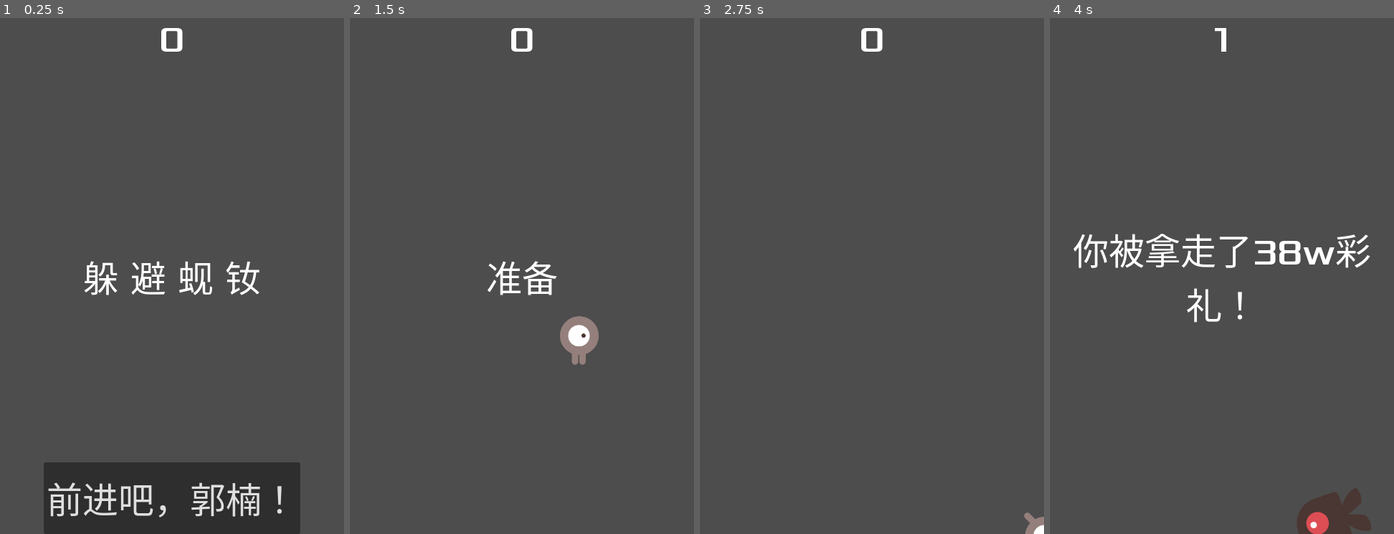
Above: before the commit, frames 1-4 (left to right).
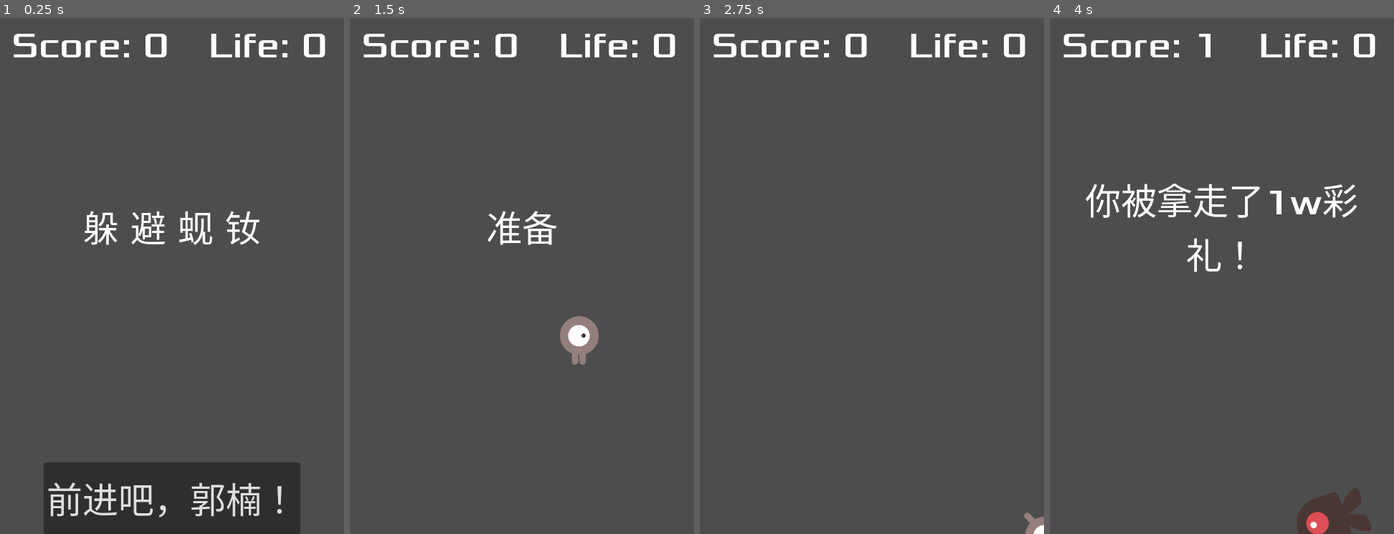
Above: after the commit, the same moments.

Repository: pick3t/dodge-the-creeps
Game: Godot game, scene res://main.tscn
The game is run twice, just before and just after one commit, with the same random seed, the same clock (stepped at 60 frames per second) and the same inputs.
Inputs:
- Up to frame 1 (0.25 s): no input
- Up to frame 2 (1.5 s): click "前进吧，郭楠！" at 0.5 s; tap Enter at 1.25 s; hold Right (move_right) from 1.28 s (still down); hold E (e) from 1.28 s (still down)
- Up to frame 3 (2.75 s): tap C (c, bound only after the commit) at 1.55, 2.1 s; release Right (move_right) at 2.03 s; release E (e) at 2.03 s; hold Down (move_down) from 2.03 s (still down); tap E (e) at 2.3 s
- Up to frame 4 (4 s): release Down (move_down) at 2.78 s; hold Right (move_right) 2.78-3.53 s; hold E (e) 2.78-3.53 s; tap C (c, bound only after the commit) at 3.05, 3.6 s; hold Up (move_up) from 3.53 s (still down); tap E (e) at 3.8 s

The runs differ from the first frame. In frame 1, 3.7% of the frame differs, in the area x 3-95%, y 1-54%; in frame 2, 2.5%; in frame 3, 1.4%; in frame 4, 5.2%, in the area x 3-95%, y 1-60%.

Commit message:
player now can exchange score for extra life

Diff:
--- a/hud.gd
+++ b/hud.gd
@@ -3,27 +3,36 @@
 # Notifies `Main` node that the button has been pressed
 signal start_game
 
-func show_message(text):
-	$Message.text = text
-	$Message.show()
+func show_message1(text):
+	$Message1.text = text
+	$Message1.show()
 	$MessageTimer.start()
 
-func show_game_over():
-	show_message("你被拿走了38w彩礼！")
+func show_message2(text):
+	$Message2.text = text
+	$Message2.show()
+	$MessageTimer.start()
+
+func show_game_over(score):
+	show_message1("你被拿走了" + str(score) + "w彩礼！")
 	# Wait until the MessageTimer has counted down.
 	await $MessageTimer.timeout
 
-	$Message.text = "躲避蚬钕"
-	$Message.show()
+	$Message1.text = "躲避蚬钕"
+	$Message1.show()
 	# Make a one-shot timer and wait for it to finish.
 	await get_tree().create_timer(1.0).timeout
 	$Start.show()
 
 func update_score(score):
-	$Score.text = str(score)
+	$Score.text = "Score: " + str(score)
+
+func update_life(life):
+	$Life.text = "Life: " + str(life)
 
 func _on_message_timer_timeout() -> void:
-	$Message.hide()
+	$Message1.hide()
+	$Message2.hide()
 
 func _on_start_pressed() -> void:
 	$Start.hide()
--- a/hud.tscn
+++ b/hud.tscn
@@ -10,31 +10,65 @@
 anchors_preset = 5
 anchor_left = 0.5
 anchor_right = 0.5
-offset_left = -20.0
-offset_right = 20.0
-offset_bottom = 23.0
+offset_left = -224.0
+offset_top = 8.0
+offset_right = -4.0
+offset_bottom = 69.0
 grow_horizontal = 2
 theme_override_fonts/font = ExtResource("2_vvw4j")
 theme_override_font_sizes/font_size = 50
-text = "0"
+text = "Score: 0"
 horizontal_alignment = 1
 vertical_alignment = 1
 
-[node name="Message" type="Label" parent="."]
+[node name="Life" type="Label" parent="."]
+anchors_preset = 5
+anchor_left = 0.5
+anchor_right = 0.5
+offset_left = 24.0
+offset_top = 8.0
+offset_right = 244.0
+offset_bottom = 69.0
+grow_horizontal = 2
+theme_override_fonts/font = ExtResource("2_vvw4j")
+theme_override_font_sizes/font_size = 50
+text = "Life: 0"
+horizontal_alignment = 1
+vertical_alignment = 1
+
+[node name="Message1" type="Label" parent="."]
 anchors_preset = 8
 anchor_left = 0.5
 anchor_top = 0.5
 anchor_right = 0.5
 anchor_bottom = 0.5
 offset_left = -240.0
-offset_top = -23.5
+offset_top = -104.0
 offset_right = 240.0
-offset_bottom = 23.5
+offset_bottom = -36.0
 grow_horizontal = 2
 grow_vertical = 2
 theme_override_fonts/font = ExtResource("2_vvw4j")
 theme_override_font_sizes/font_size = 50
 text = "躲 避 蚬 钕"
+horizontal_alignment = 1
+vertical_alignment = 1
+autowrap_mode = 2
+
+[node name="Message2" type="Label" parent="."]
+anchors_preset = 8
+anchor_left = 0.5
+anchor_top = 0.5
+anchor_right = 0.5
+anchor_bottom = 0.5
+offset_left = -240.0
+offset_top = 24.0
+offset_right = 240.0
+offset_bottom = 92.0
+grow_horizontal = 2
+grow_vertical = 2
+theme_override_fonts/font = ExtResource("2_vvw4j")
+theme_override_font_sizes/font_size = 50
 horizontal_alignment = 1
 vertical_alignment = 1
 autowrap_mode = 2
--- a/main.gd
+++ b/main.gd
@@ -11,13 +11,15 @@
 # Called every frame. 'delta' is the elapsed time since the previous frame.
 func _process(delta: float) -> void:
 	if gameStarted:
-		useScoreToCheat()
+		cheat()
+		getExtraLife()
 	pass
 
 func game_over() -> void:
 	$ScoreTimer.stop()
 	$MobTimer.stop()
-	$HUD.show_game_over()
+	$LifeTimer.stop()
+	$HUD.show_game_over(score)
 	gameStarted = false
 
 func new_game():
@@ -25,7 +27,8 @@
 	$Player.start($StartPosition.position)
 	$StartTimer.start()
 	$HUD.update_score(score)
-	$HUD.show_message("准备")
+	$HUD.update_life($Player.life)
+	$HUD.show_message1("准备")
 	clearAllMobs()
 	gameStarted = true
 
@@ -57,21 +60,34 @@
 func _on_score_timer_timeout():
 	score += 1
 	if score >= 10:
-		$HUD.show_message("按e做龟男")
+		$HUD.show_message1("按e家暴")
 	$HUD.update_score(score)
 
 func _on_start_timer_timeout():
 	$MobTimer.start()
 	$ScoreTimer.start()
+	$LifeTimer.start()
+
+func _on_life_timer_timeout() -> void:
+	if score >= 10:
+		$HUD.show_message2("按c当龟公")
+	$HUD.update_life($Player.life)
 
 func clearAllMobs():
 	get_tree().call_group("mobs", "queue_free")
 
-func useScoreToCheat():
+func cheat():
 	if score <= 10:
 		return
 
 	if Input.is_action_pressed("e"):
 		clearAllMobs()
 		score -= 10
-		$HUD.update_score(score)
+
+func getExtraLife():
+	if score <= 10:
+		return
+
+	if Input.is_action_pressed("c"):
+		score -= 10
+		$Player.life += 1
--- a/main.tscn
+++ b/main.tscn
@@ -27,6 +27,8 @@
 wait_time = 2.0
 one_shot = true
 
+[node name="LifeTimer" type="Timer" parent="."]
+
 [node name="StartPosition" type="Marker2D" parent="."]
 position = Vector2(240, 450)
 
@@ -41,4 +43,5 @@
 [connection signal="timeout" from="MobTimer" to="." method="_on_mob_timer_timeout"]
 [connection signal="timeout" from="ScoreTimer" to="." method="_on_score_timer_timeout"]
 [connection signal="timeout" from="StartTimer" to="." method="_on_start_timer_timeout"]
+[connection signal="timeout" from="LifeTimer" to="." method="_on_life_timer_timeout"]
 [connection signal="start_game" from="HUD" to="." method="new_game"]
--- a/player.gd
+++ b/player.gd
@@ -4,6 +4,7 @@
 
 @export var speed = 400 # How fast the player will move (pixels/sec).
 var screen_size # Size of the game window.
+var life
 
 # Called when the node enters the scene tree for the first time.
 func _ready() -> void:
@@ -39,14 +40,18 @@
 		$AnimatedSprite2D.animation = "up"
 		$AnimatedSprite2D.flip_v = velocity.y > 0
 
-
 func _on_body_entered(body: Node2D) -> void:
-	hide() # Player disappears after being hit.
-	hit.emit()
-	# Must be deferred as we can't change physics properties on a physics callback.
-	$CollisionShape2D.set_deferred("disabled", true)
+	life -= 1
+	if life < 0:
+		hide() # Player disappears after being hit.
+		hit.emit()
+		# Must be deferred as we can't change physics properties on a physics callback.
+		$CollisionShape2D.set_deferred("disabled", true)
+	else:
+		return
 
 func start(pos):
+	life = 0
 	position = pos
 	show()
 	$CollisionShape2D.disabled = false
--- a/project.godot
+++ b/project.godot
@@ -48,3 +48,8 @@
 "events": [Object(InputEventKey,"resource_local_to_scene":false,"resource_name":"","device":-1,"window_id":0,"alt_press …(192 unchanged characters)…
 ]
 }
+c={
+"deadzone": 0.5,
+"events": [Object(InputEventKey,"resource_local_to_scene":false,"resource_name":"","device":-1,"window_id":0,"alt_pressed":false,"shift_pressed":false,"ctrl_pressed":false,"meta_pressed":false,"pressed":false,"keycode":0,"physical_keycode":67,"key_label":0,"unicode":99,"location":0,"echo":false,"script":null)
+]
+}
